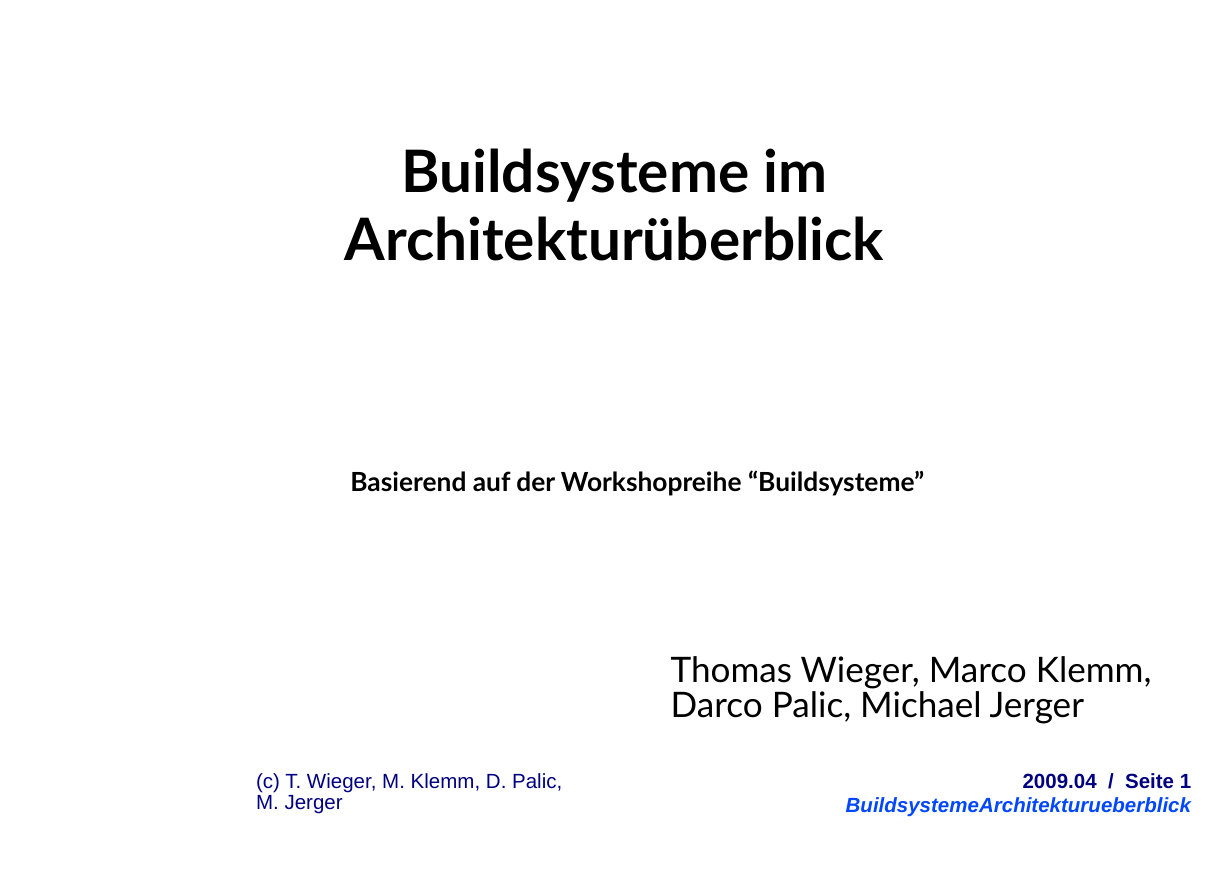
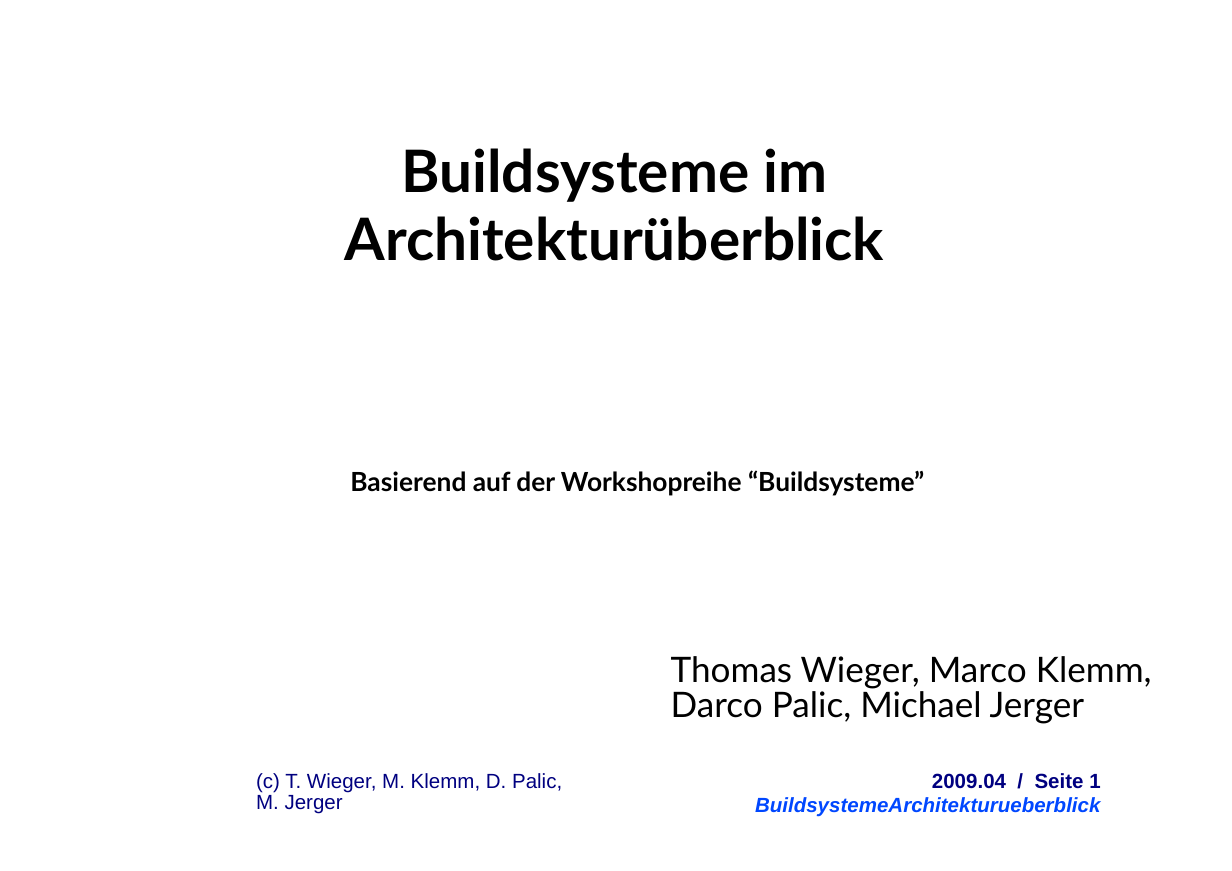
Before and after one commit to herrwieger/experttrainingbuildsystems, a slide deck: slide 1 of praesentationen/BuildsystemeArchitekturueberblick.odp. Drawn at 1232x871 pixels with LibreOffice and Linux fonts; fonts in the diff are those of the drawing; background and template pictures are left out. Boxes give left, top, right and bottom in pixels: in the first picture for what was removed or moved away, otherwise in the second. Text is boxed around its words. In the diff, an @@ line names an element or a change of style, - is before the commit and + after.

```diff
--- a/praesentationen/BuildsystemeArchitekturueberblick.odp
+++ b/praesentationen/BuildsystemeArchitekturueberblick.odp
@@ text: place and size @@
-text at <box>846,773,1191,817</box>
+text at <box>755,773,1100,817</box>
```
Also in this commit, not shown: 24 other slides changed, 2 slides added, 1 other file.
